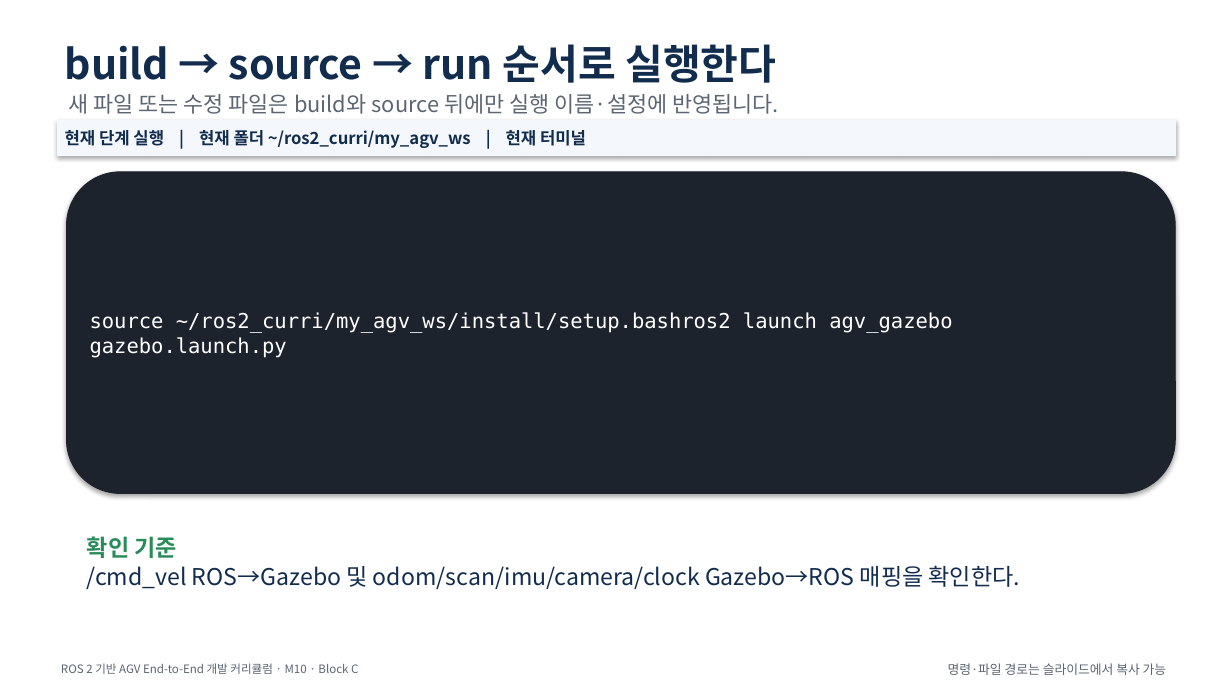
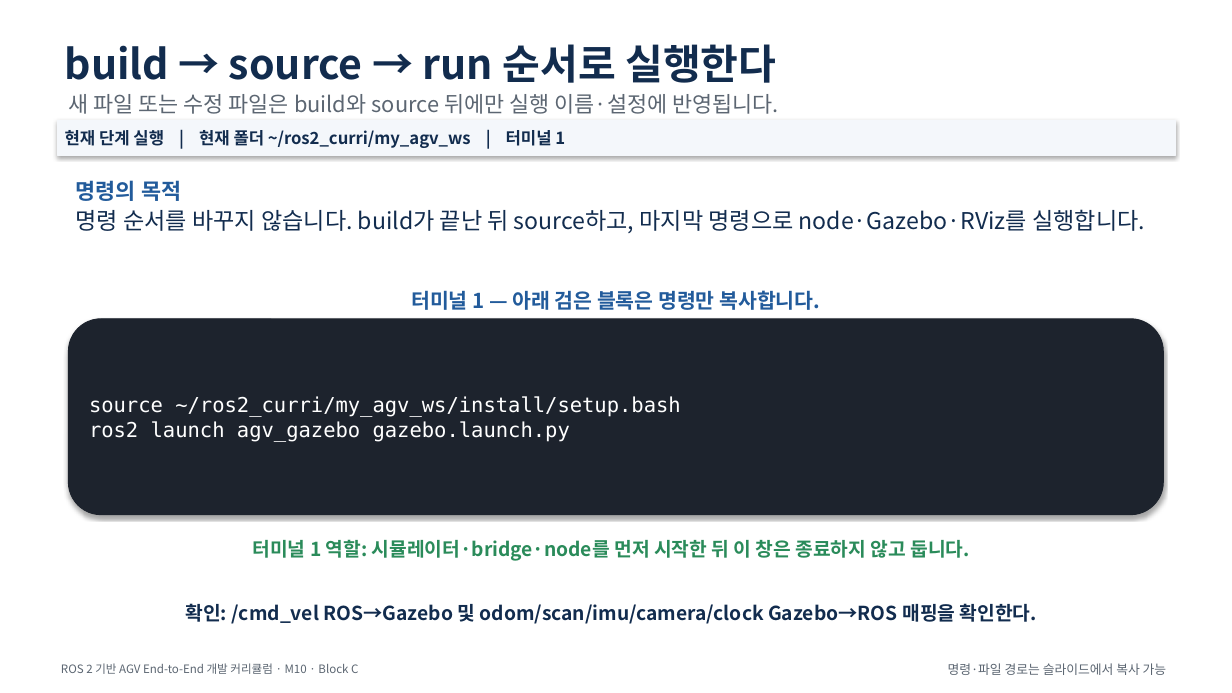
Before and after one commit to choimagon/ros2_curri, a slide deck: slide 98 of blocks/C_drive_visualization/Block_C_M시리즈_통합_따라하기.pptx (slide 97 before the commit). Drawn at 1232x693 pixels with LibreOffice and Linux fonts; fonts in the diff are those of the drawing. Boxes give left, top, right and bottom in pixels: in the first picture for what was removed or moved away, otherwise in the second. Text is boxed around its words. In the diff, an @@ line names an element or a change of style, - is before the commit and + after.

Commit message:
Regenerate visual terminal curriculum decks

```diff
--- a/blocks/C_drive_visualization/Block_C_M시리즈_통합_따라하기.pptx
+++ b/blocks/C_drive_visualization/Block_C_M시리즈_통합_따라하기.pptx
@@ text in rectangle at <box>65,130,565,148</box>: text changed @@
-현재 단계 실행 | 현재 폴더 ~/ros2_curri/my_agv_ws | 현재 터미널
+현재 단계 실행 | 현재 폴더 ~/ros2_curri/my_agv_ws | 터미널 1
@@ text added at <box>76,180,181,201</box>, 17 pt, text #225B9B, bold @@
+명령의 목적
@@ text added at <box>76,209,1145,233</box>, 18 pt, text #122C4E @@
+명령 순서를 바꾸지 않습니다. build가 끝난 뒤 source하고, 마지막 명령으로 node·Gazebo·RViz를 실행합니다.
@@ text added at <box>411,290,820,310</box>, 16 pt, text #225B9B, bold @@
+터미널 1 — 아래 검은 블록은 명령만 복사합니다.
@@ rounded rectangle "source ~/ros2_curri/my_agv_ws/install/setup.bash": place and size @@
-rounded rectangle "source ~/ros2_curri/my_agv_ws/install/setup.bash" at <box>67,172,1176,494</box>
+rounded rectangle "source ~/ros2_curri/my_agv_ws/install/setup.bash" at <box>68,319,1164,515</box>
@@ text in rounded rectangle at <box>89,396,681,442</box>: text changed @@
-source ~/ros2_curri/my_agv_ws/install/setup.bashros2 launch agv_gazebo gazebo.launch.py
+source ~/ros2_curri/my_agv_ws/install/setup.bash
+ros2 launch agv_gazebo gazebo.launch.py
@@ text removed at <box>87,536,178,558</box> @@
-확인 기준
@@ text added at <box>252,539,970,561</box>, 15 pt, text #2A8B5A, bold @@
+터미널 1 역할: 시뮬레이터·bridge·node를 먼저 시작한 뒤 이 창은 종료하지 않고 둡니다.
@@ text at <box>186,603,1037,624</box>: text changed; size 18 to 15 pt; bold on @@
-/cmd_vel ROS→Gazebo 및 odom/scan/imu/camera/clock Gazebo→ROS 매핑을 확인한다.
+확인: /cmd_vel ROS→Gazebo 및 odom/scan/imu/camera/clock Gazebo→ROS 매핑을 확인한다.
```
Also in this commit, not shown: 59 other slides changed, 4 slides added, 55 other files.
